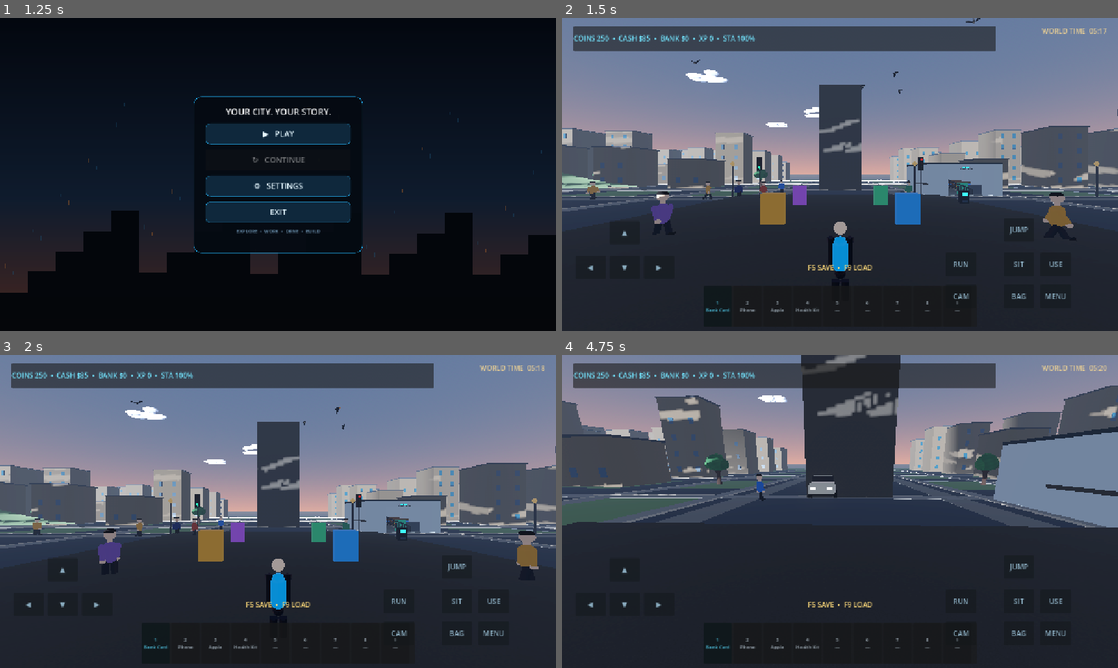
Above: before the commit, frames 1-4 (two rows, left to right).
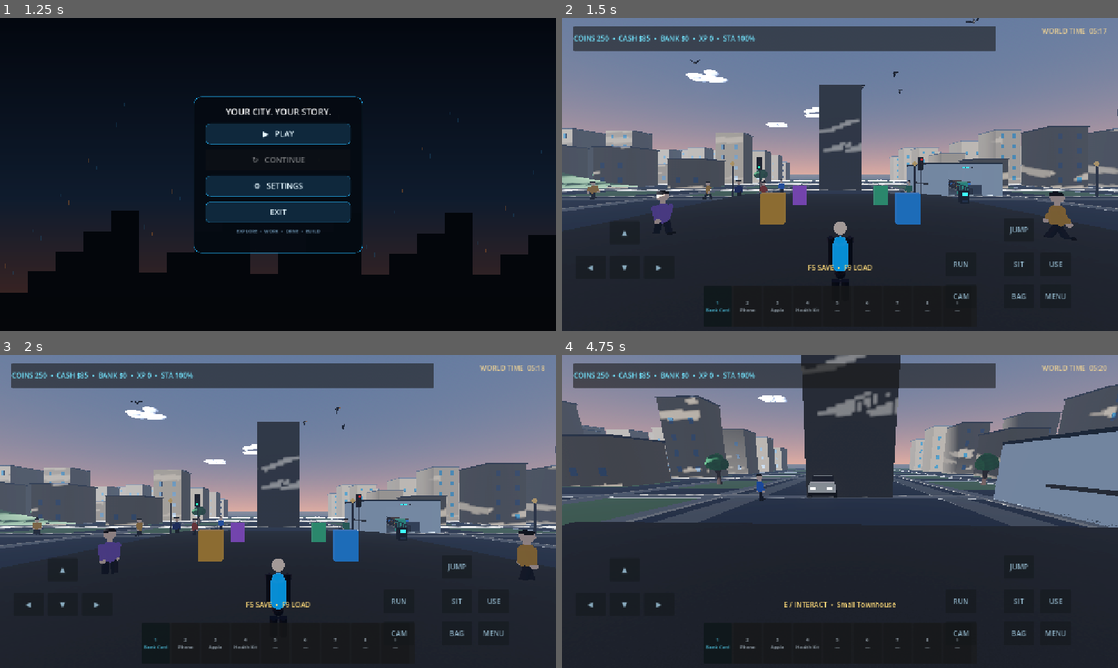
Above: after the commit, the same moments.

Repository: arezosaleh040-wq/Stickman
Game: Godot game, scene res://scenes/main.tscn
Two runs of this game, one before a commit and one after it. Both use one fixed random seed, a clock stepped at 60 frames per second and the inputs below.
Inputs (mouse positions are in pixels of both pictures, inside the frame that each line leads up to):
- Up to frame 1 (1.25 s): click "▲" at 0.5 s
- Up to frame 2 (1.5 s): click "▶ PLAY" at 1.25 s
- Up to frame 3 (2 s): no input
- Up to frame 4 (4.75 s): tap Enter at 2 s; move the mouse to (867, 511) at 2.02 s; hold Ctrl (crouch) 2.03-2.78 s; hold W (move_forward) from 2.03 s (still down); click (867, 511) at 2.17 s; tap Space (jump) at 2.27, 2.57, 3.02, 3.32, 4.52 s; move the mouse to (812, 511) at 2.77 s; tap Shift (sprint) at 2.85 s; move the mouse to (851, 505) at 3.52 s; tap V at 3.6 s; move the mouse to (834, 517) at 4.27 s; tap E at 4.35 s; click (834, 517) at 4.42 s

Frame 1 is identical in both runs. In frame 2, 0.5% of the frame differs, in the area x 0-100%, y 0-68%; in frame 3, 0.5%; in frame 4, 1.2%, in the area x 0-100%, y 1-81%.
Error before the commit: Invalid call. Nonexistent 'float' constructor. (res://scripts/player.gd:307)
Error after the commit: Invalid call. Nonexistent 'float' constructor. (res://scripts/player.gd:309)

Commit message:
Improve grounded movement and small step traversal

Diff:
--- a/scripts/player.gd
+++ b/scripts/player.gd
@@ -58,9 +58,9 @@
 var storage_buttons: Array[Button] = []
 
 func _ready() -> void:
-	floor_snap_length = 0.38
-	safe_margin = 0.035
-	max_slides = 8
+	floor_snap_length = 0.22
+	safe_margin = 0.01
+	max_slides = 6
 	add_to_group("player")
 	_add_input_actions()
 	_build_character()
@@ -123,6 +123,8 @@
 			AudioManager.play_jump()
 		else:
 			_try_parkour_jump(direction)
+	if direction.length() > 0.01 and is_on_floor() and velocity.y <= 0.0:
+		_assist_stair_step(direction)
 	move_and_slide()
 	if not was_on_floor and is_on_floor():
 		landing_bounce = 0.18
